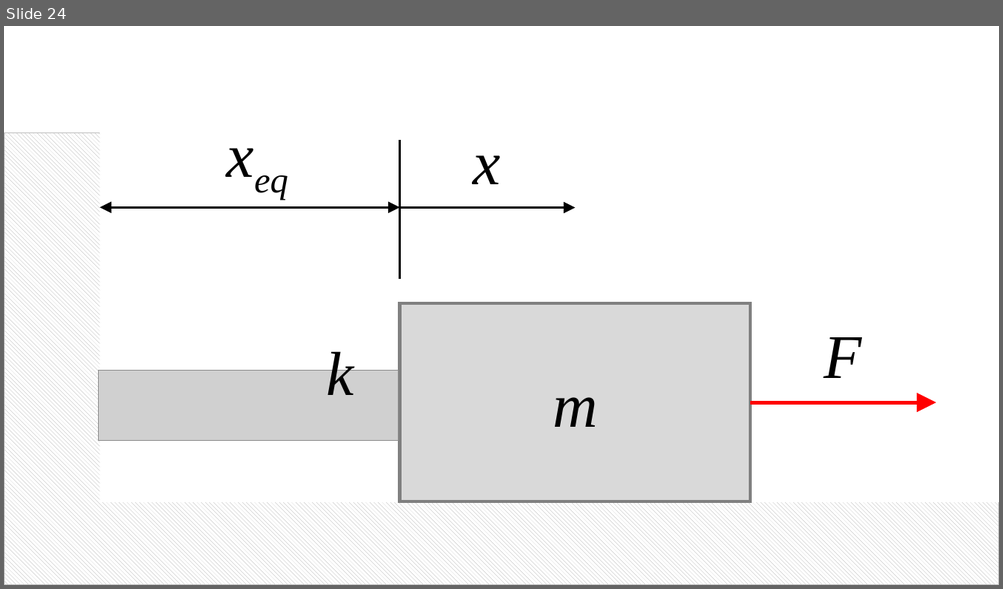
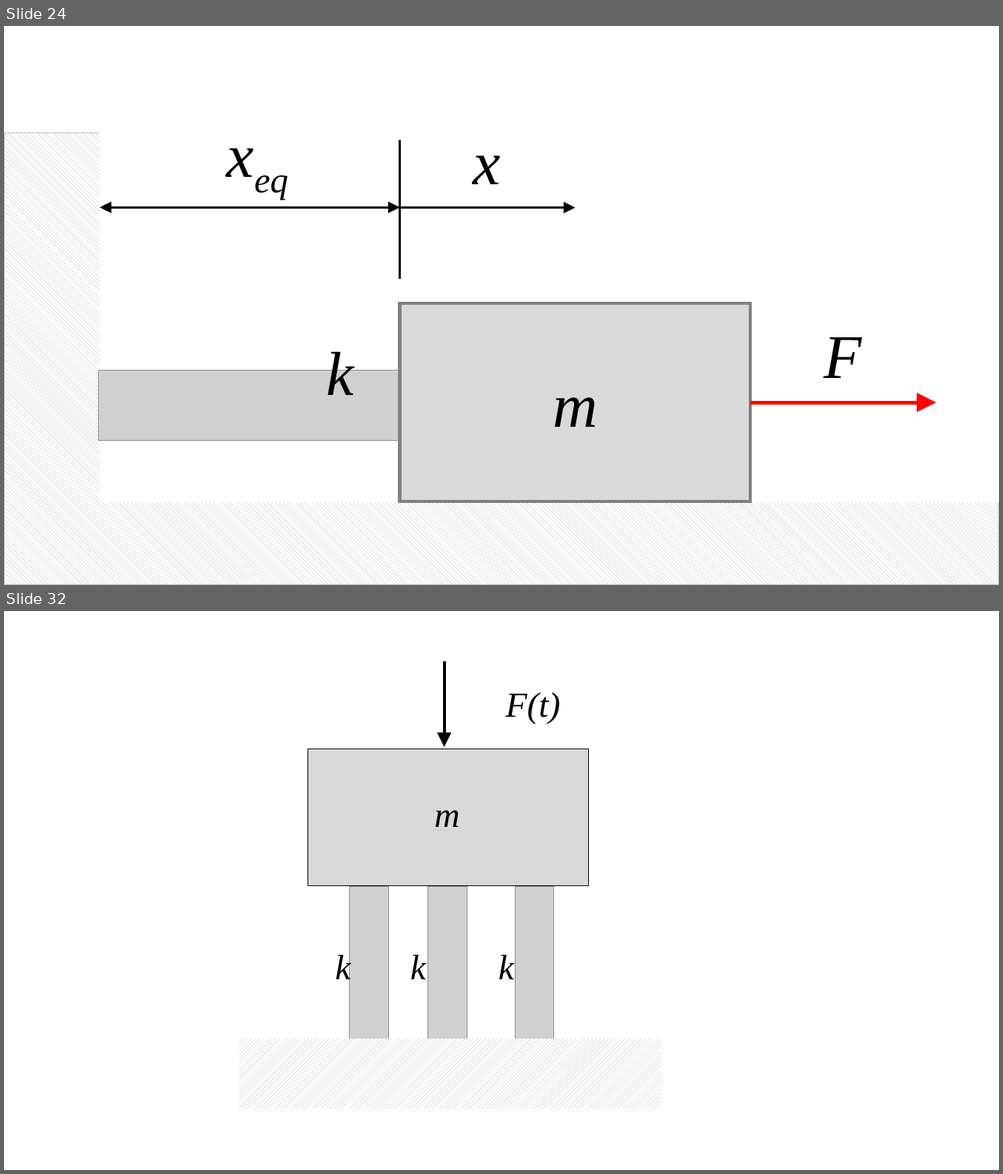
Before and after one commit to JacobMoore/mechanics_textbook, a slide deck: ROOT_Updated/websites/15_one_dof_vibrations/15_images.pptx. Shown one above the other, each under a label of ours: slide 24 before the commit, slides 24 and 32 after it; the slides between them are not shown. The pictures are 1003x589 and 1003x1174 pixels, drawn with LibreOffice and Linux fonts; fonts in the diff are those of the drawing; grey boxes stand for pictures. Boxes give left, top, right and bottom in pixels: in the first picture for what was removed or moved away, otherwise in the second. Text is boxed around its words. In the diff, an @@ line names an element or a change of style, - is before the commit and + after.

```diff
--- a/ROOT_Updated/websites/15_one_dof_vibrations/15_images.pptx
+++ b/ROOT_Updated/websites/15_one_dof_vibrations/15_images.pptx
@@ slide 32 added at [4, 611, 999, 1170], background #FFFFFF @@
@@ arrow added from (444, 661) to (444, 747), #000000 2.75 pt @@
@@ text added at [506, 692, 560, 724], 34 pt, text #000000, italic @@
+F(t)
@@ rectangle added at [307, 749, 588, 886], fill #D9D9D9, outline #000000 1 pt @@
@@ text added at [434, 810, 459, 827], 34 pt, text #000000, italic @@
+m
@@ picture added at [350, 886, 388, 1040] @@
@@ picture added at [428, 886, 466, 1040] @@
@@ picture added at [515, 886, 554, 1040] @@
@@ text added at [335, 952, 350, 987], 34 pt, text #000000, italic @@
+k
@@ text added at [410, 955, 426, 980], 34 pt, text #000000, italic @@
+k
@@ text added at [498, 955, 514, 980], 34 pt, text #000000, italic @@
+k
@@ rectangle added at [239, 1039, 660, 1110], fill pattern #A6A6A6 on #FFFFFF @@
```
Also in this commit, not shown: 8 other slides added, 43 other files.
